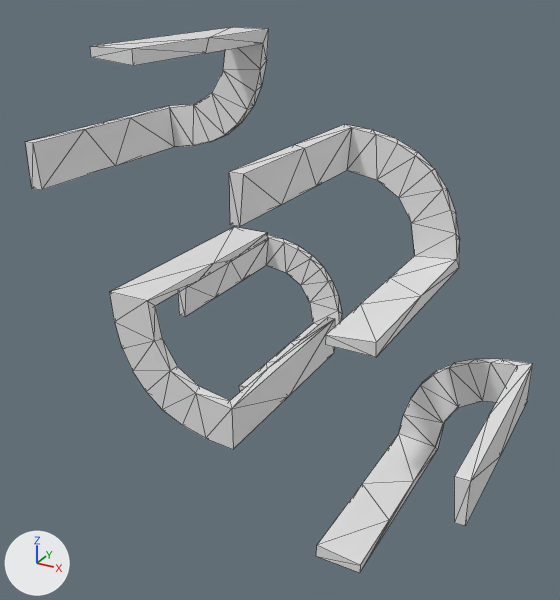
The OBJ model data/bmc/SET_4W2C/t_414.obj: old version first, new version second.
The view is the same before and after, from a 50 mm lens placed at (0.747, -1.66, 0.649), pointed at (-0.102, -0.117, -0.122). The lights are fixed; the arrows at lower left show +X, +Y and +Z. Mesh edges are drawn as thin lines. Where no turn or scale is listed for an object, it has been applied to the vertices.

Before the edit, the objects in view are built like this:
```python
me_t_414 = bpy.data.meshes.new('t_414')
me_t_414.from_pydata(...)  # 220 vertices, 420 faces; spans x -0.5..0.496, y -0.5..0.5, z -0.501..0.501
ob_t_414 = bpy.data.objects.new('t_414', me_t_414)
ob_t_414.location = (0.0, 0.0, 0.0)
```
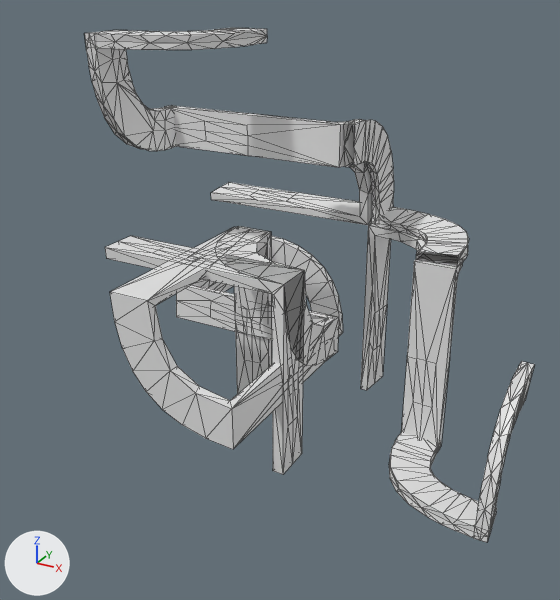
Location of each change, [x1, y1, x2, y2] in pixels of the pictures (560 x 600 px):
't_414', reshaped (11% narrower): before [26, 27, 533, 573]; after [85, 28, 534, 542]
part 1 of me_t_414, rebuilt (25% narrower, 24% shorter): before [26, 27, 269, 190]; after [85, 28, 267, 151]
part 2 of me_t_414, rebuilt (33% narrower, 15% shorter): before [316, 359, 533, 573]; after [389, 361, 534, 542]
part 3 of me_t_414, added: after [165, 105, 469, 451]
part 4 of me_t_414, added: after [105, 226, 339, 474]
part 5 of me_t_414, deleted: before [229, 124, 460, 357]
part 6 of me_t_414, built on: before [111, 227, 335, 449]; after [111, 227, 339, 449]

What changed in the scene script:
```text
Change me_t_414:
    used by ob_t_414; location = (0.0, 0.0, 0.0)
    remove me_t_414.from_pydata(...)  # 220 vertices, 420 faces; spans x -0.5..0.496, y -0.5..0.5, z -0.501..0.501
    add me_t_414.from_pydata(...)  # 851 vertices, 1596 faces; spans x -0.5..0.5, y -0.5..0.5, z -0.5..0.5
    me_t_414 part 1: the loose piece of 44 vertices spanning x -0.496..-0.196, y -0.5..0.0, z 0.201..0.501 is rebuilt with 145 vertices and now spans x -0.5..-0.199, y -0.287..0.0, z 0.199..0.5
    me_t_414 part 2: the loose piece of 44 vertices spanning x 0.196..0.496, y -0.5..0.0, z -0.501..-0.201 is rebuilt with 145 vertices and now spans x 0.199..0.5, y -0.287..0.0, z -0.5..-0.199
    me_t_414 part 3: a new loose piece of 276 vertices spanning x -0.5..0.301, y -0.014..0.287, z -0.5..0.301
    me_t_414 part 4: a new loose piece of 141 vertices spanning x -0.5..0.0, y -0.286..0.014, z -0.5..0.0
    me_t_414 part 5
    44 vertices are removed from x 0.004..0.304, y -0.5..0.0, z -0.001..0.299
    84 faces are deleted
    me_t_414 part 6
    40 faces are deleted
    35 vertices are added at x -0.5..-0.004, y -0.25..0.25, z -0.5..0.001
    12 new vertices lie (0.0, 0.125, 0.0) away from vertices in x -0.5..-0.004, y -0.25..0.125, z -0.5..0.001
    9 new vertices lie (0.0, 0.118, 0.0) away from vertices in x -0.477..-0.226, y -0.237..0.119, z -0.477..-0.022
    152 new faces join them
```
